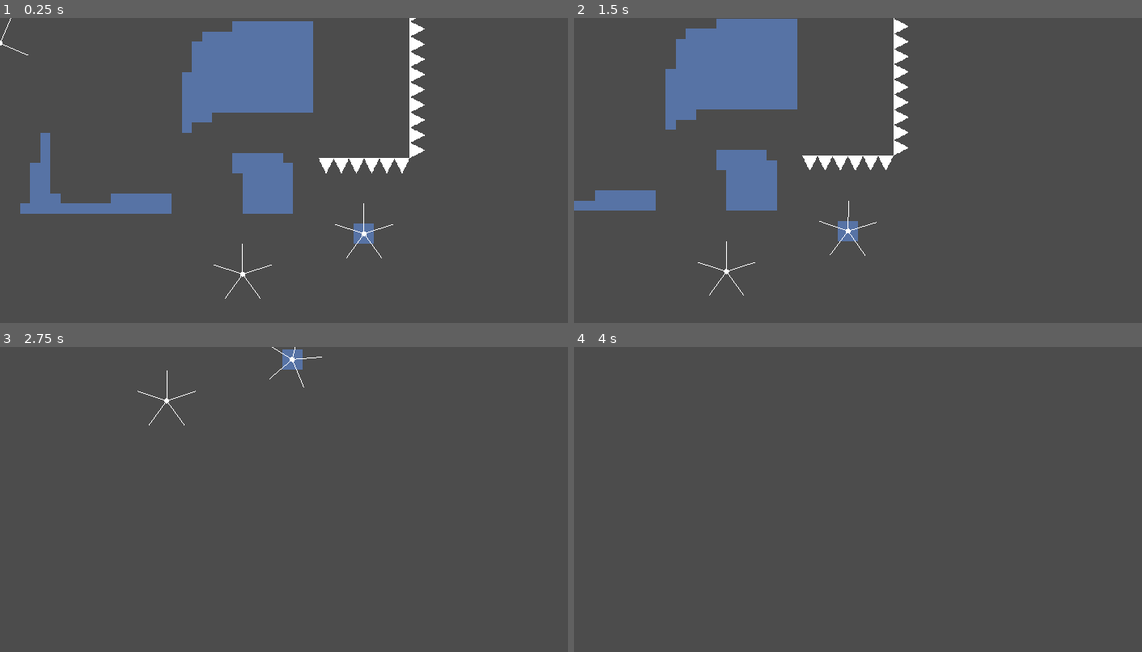
Above: before the commit, frames 1-4 (two rows, left to right).
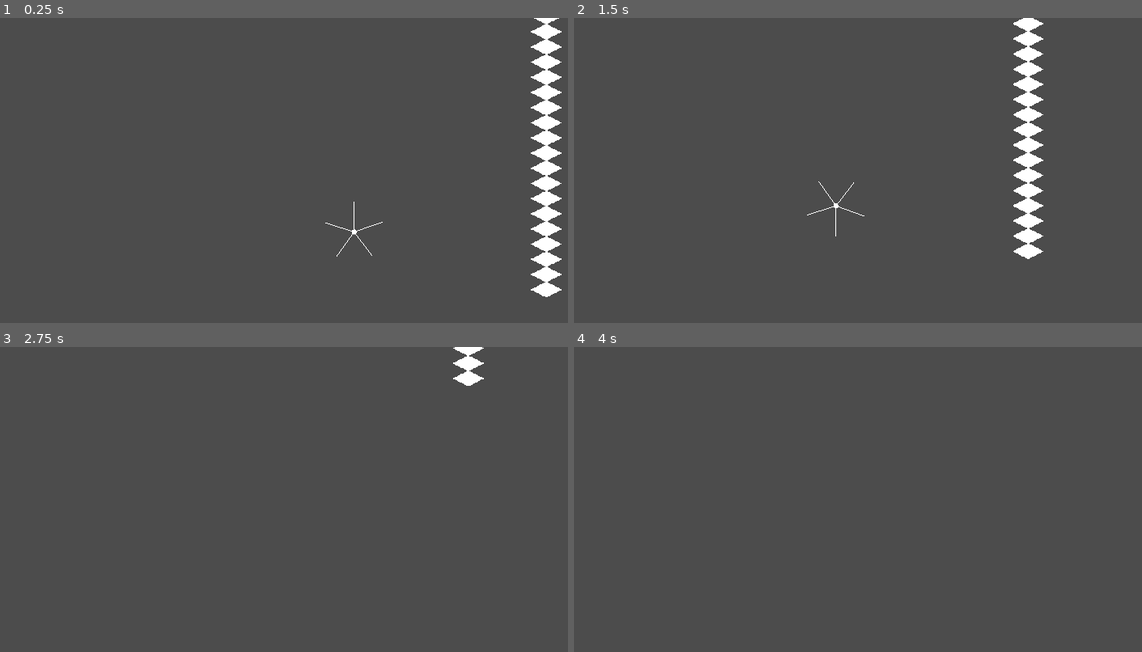
Above: after the commit, the same moments.

Repository: Synthasmagoria/Project-Seeker
Game: Godot game, scene res://levels/level_1.tscn
The game is run twice, just before and just after one commit, with the same random seed, the same clock (stepped at 60 frames per second) and the same inputs. Before the commit the project starts from res://levels/test.tscn.
Inputs:
- Up to frame 1 (0.25 s): no input
- Up to frame 2 (1.5 s): hold Right (right) from 0.53 s (still down); tap Shift (jump) at 0.77 s
- Up to frame 3 (2.75 s): tap Shift (jump) at 1.52 s; release Right (right) at 2.03 s; hold Left (left) from 2.03 s (still down)
- Up to frame 4 (4 s): release Left (left) at 2.78 s; hold Right (right) from 2.78 s (still down); tap Shift (jump) at 3.02, 3.77 s; tap Enter at 3.5 s

The runs differ from the first frame. In frame 1, 15% of the frame differs, in the area x 0-99%, y 0-93%; in frame 2, 13%; in frame 3, 0.7%; in frame 4, nothing differs.

Commit message:
Coupling script classes ++
- PathCouplingPoint2D
- PathFollowDetector2D
- Added handy NodeWheelPathFollow scene for easy instancing of a couple-able NodeWheel compatible PathFollow2D node

Diff:
--- a/project/levels/level_1.tscn
+++ b/project/levels/level_1.tscn
@@ -1,14 +1,16 @@
-[gd_scene load_steps=8 format=2]
+[gd_scene load_steps=10 format=2]
 
 [ext_resource path="res://objects/node wheel/node_wheel_state.tscn" type="PackedScene" id=1]
 [ext_resource path="res://objects/player/player.tscn" type="PackedScene" id=2]
 [ext_resource path="res://objects/platform/platform.tscn" type="PackedScene" id=3]
 [ext_resource path="res://objects/spikes/spikes.tscn" type="PackedScene" id=4]
 [ext_resource path="res://objects/follow camera/follow_camera.gd" type="Script" id=5]
+[ext_resource path="res://objects/node_wheel_path_follow.tscn" type="PackedScene" id=6]
+[ext_resource path="res://objects/path_coupling_point.gd" type="Script" id=7]
 
 [sub_resource type="Curve2D" id=1]
 _data = {
-"points": PoolVector2Array( 0, 0, 0, 0, 80, 0, 0, 0, 0, 0, 80, -64, 0, 0, 0, 0, 112, -96, 0, 0, 0, 0, 464, -96, 0, 0, 0, 0, 496, -128, 0, 0, 0, 0, 496, -160, 0, 0, 0, 0, 464, -192, 0, 0, 0, 0, 288, -192, 0, 0, 0, 0, 256, -224, 0, 0, 0, 0, 256, -256 )
+"points": PoolVector2Array( 0, 0, 0, 0, 80, 0, 0, 0, 0, 0, 80, -64, 0, 0, 0, 0, 112, -96, 0, 0, 0, 0, 464, -96, 0, 0, 0, 0, 496, -128, 0, 0, 0, 0, 496, -160, 0, 0, 0, 0, 464, -192, 0, 0, 0, 0, 112, -192, 0, 0, 0, 0, 80, -160 )
 }
 
 [sub_resource type="Curve2D" id=2]
@@ -31,7 +33,7 @@
 [node name="Path" parent="NodeWheelState/StateMachine" index="1"]
 friction = 0.1
 path_movement_speed = 0.6
-path_follow_path = NodePath("../../../PathLower/PathFollow2D")
+path_follow_path = NodePath("../../../PathLower/NodeWheelPathFollow2D")
 follow_path = true
 path_reached_beginning_response = 1
 path_reached_end_response = 2
@@ -54,22 +56,33 @@
 [node name="PathLower" type="Path2D" parent="."]
 curve = SubResource( 1 )
 
-[node name="PathFollow2D" type="PathFollow2D" parent="PathLower"]
-position = Vector2( 80, -31.9886 )
-rotation = -1.5708
+[node name="NodeWheelPathFollow2D" parent="PathLower" instance=ExtResource( 6 )]
+position = Vector2( 80, -31.9889 )
 offset = 32.0
-rotate = false
-loop = false
+
+[node name="PathCouplingPoint2D" type="PathFollow2D" parent="PathLower"]
+position = Vector2( 207.921, -192 )
+rotation = 3.14159
+offset = 838.0
+script = ExtResource( 7 )
+coupling_point_path = NodePath("../../PathUpper/CouplingPoint")
+node_wheel_follow_path = NodePath("../NodeWheelPathFollow2D")
 
 [node name="PathUpper" type="Path2D" parent="."]
-position = Vector2( -224, 0 )
+position = Vector2( -16, 64 )
 curve = SubResource( 2 )
 
-[node name="PathFollow2D" type="PathFollow2D" parent="PathUpper"]
-position = Vector2( 80, 0 )
-rotation = -1.5708
+[node name="NodeWheelPathFollow2D" parent="PathUpper" instance=ExtResource( 6 )]
+position = Vector2( 224, -256 )
+
+[node name="CouplingPoint" type="PathFollow2D" parent="PathUpper"]
+position = Vector2( 224, -256 )
 rotate = false
+cubic_interp = false
 loop = false
+script = ExtResource( 7 )
+coupling_point_path = NodePath("../../PathLower/PathCouplingPoint2D")
+node_wheel_follow_path = NodePath("../NodeWheelPathFollow2D")
 
 [node name="FollowCamera2D" type="Camera2D" parent="."]
 current = true
--- a/project/objects/node wheel/states/path.gd
+++ b/project/objects/node wheel/states/path.gd
@@ -9,12 +9,35 @@
 # The reference of the path to follow
 onready var _path_follow : PathFollow2D = get_node(path_follow_path)
 #
+
+#
 var _detaching : bool
 
 ## The action to perform when the end of a path has been reached
 enum PathEndResponse{SPIN, STOP, DETACH}
 export(PathEndResponse) var path_reached_beginning_response
 export(PathEndResponse) var path_reached_end_response
+
+func enter() -> void:
+	if _path_follow is PathFollowDetector2D:
+		_path_follow.connect("path_follow_passed", self, "_on_path_follow_passed")
+
+func get_path_follow_direction(pf : PathFollow2D) -> Vector2:
+	var _curve = pf.get_parent().curve as Curve2D
+	return _curve.interpolate_baked(pf.offset + 1.0) - _curve.interpolate_baked(pf.offset)
+
+func is_couple_direction_adjacent(src : PathFollow2D, dest : PathFollow2D) -> bool:
+	return get_path_follow_direction(src).dot(get_path_follow_direction(dest)) >= 0.0
+
+## Couples the wheel into another path
+func path_couple(pcp : PathCouplingPoint2D) -> void:
+	if !pcp || !is_couple_direction_adjacent(_path_follow, pcp.coupling_point):
+		print("nope")
+	else:
+		print("yep")
+
+func _on_path_follow_passed(pf : PathFollow2D) -> void:
+	path_couple(pf)
 
 func path_end_reached(pf : PathFollow2D, av : float) -> bool:
 	return get_next_path_follow_offset(pf, av) > get_path_follow_curve_length(pf)
--- /dev/null
+++ b/project/objects/node_wheel_path_follow.tscn
@@ -0,0 +1,9 @@
+[gd_scene load_steps=2 format=2]
+
+[ext_resource path="res://objects/path_follow_detector.gd" type="Script" id=1]
+
+[node name="NodeWheelPathFollow2D" type="PathFollow2D"]
+rotate = false
+cubic_interp = false
+loop = false
+script = ExtResource( 1 )
--- /dev/null
+++ b/project/objects/path_coupling_point.gd
@@ -0,0 +1,13 @@
+extends PathFollow2D
+
+class_name PathCouplingPoint2D
+
+## Node path to the target path's coupling point node
+export(NodePath) var coupling_point_path
+## Target path coupling point reference
+onready var coupling_point : PathFollow2D = get_node(coupling_point_path)
+
+##
+export(NodePath) var node_wheel_follow_path
+##
+onready var node_wheel_follow : PathFollow2D = get_node(node_wheel_follow_path)
--- /dev/null
+++ b/project/objects/path_follow_detector.gd
@@ -0,0 +1,38 @@
+extends PathFollow2D
+
+class_name PathFollowDetector2D
+
+## A dictionary keeping track of the child PathFollow2D nodes of the Path2D
+var _path_follows : Dictionary
+## Keeps track of previous offset value
+var _offset_previous : float
+## Collects and connects to all child PathFollow2D nodes to keep track
+func init() -> void:
+	var _parent = get_parent() as Path2D
+	if _parent:
+		for n in _parent.get_children():
+			if n != self && n is PathFollow2D:
+				_path_follows[n.name] = n
+				n.connect("tree_exiting", self, "_on_path_follow_tree_exiting", [n])
+
+signal path_follow_passed(pf)
+
+func _ready() -> void:
+	init()
+	_offset_previous = offset
+
+# TODO: Can be optimized by ordering path follows by offset
+## Checks if any of the path follows have been passed
+func check_all_path_follows() -> void:
+	for key in _path_follows:
+		var _pf = _path_follows[key] as PathFollow2D
+		if _pf.offset >= _offset_previous && _pf.offset < offset:
+			emit_signal("path_follow_passed", _pf)
+
+func _process(delta: float) -> void:
+	if _offset_previous != offset:
+		check_all_path_follows()
+	_offset_previous = offset
+
+func _on_path_follow_tree_exiting(pf : PathFollow2D) -> void:
+	_path_follows.erase(pf.name)
--- a/project/project.godot
+++ b/project/project.godot
@@ -28,6 +28,16 @@
 "class": "NodeWheelWeight",
 "language": "GDScript",
 "path": "res://objects/node wheel/node_wheel_weight.gd"
+}, {
+"base": "PathFollow2D",
+"class": "PathCouplingPoint2D",
+"language": "GDScript",
+"path": "res://objects/path_coupling_point.gd"
+}, {
+"base": "PathFollow2D",
+"class": "PathFollowDetector2D",
+"language": "GDScript",
+"path": "res://objects/path_follow_detector.gd"
 }, {
 "base": "State",
 "class": "PlayerState",
@@ -64,6 +74,8 @@
 "Math": "",
 "NodeWheel": "",
 "NodeWheelWeight": "",
+"PathCouplingPoint2D": "",
+"PathFollowDetector2D": "",
 "PlayerState": "",
 "State": "",
 "StateMachine": "",
@@ -75,7 +87,7 @@
 [application]
 
 config/name="Project-seeker"
-run/main_scene="res://levels/test.tscn"
+run/main_scene="res://levels/level_1.tscn"
 config/icon="res://icon.png"
 
 [autoload]
